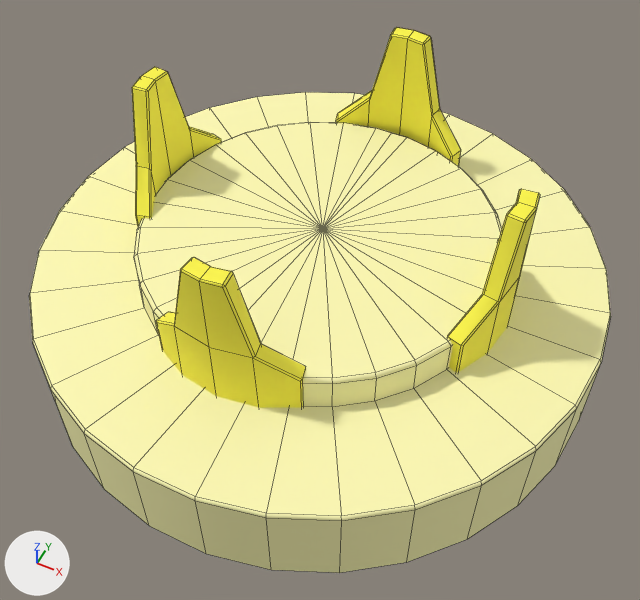
What one commit did to the FBX model InsertAssetsHere/PowerupSocket/M_PowerupSocket.fbx.
The view is the same before and after, from a 50 mm lens placed at (0.333, -0.672, 0.875), pointed at (0.023, -0.053, 0.101). Arrows for +X, +Y and +Z are at lower left; the lights stay in place. Mesh edges are drawn as thin lines. Where no turn or scale is listed for an object, it has been applied to the vertices.
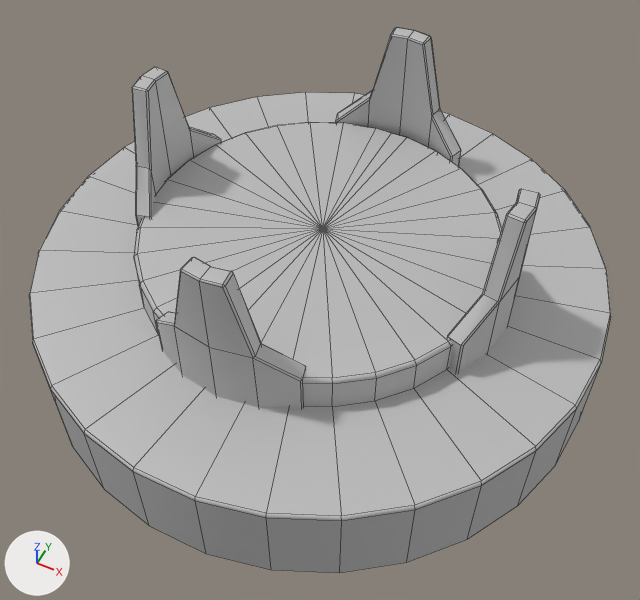
Boxes [x1, y1, x2, y2] around the edits, measured in the pictures (640 x 600 px):
part 1 of me_mesh, recoloured (yellow to grey): [132, 27, 540, 408] in both
part 2 of me_mesh, recoloured (beige to grey): [29, 92, 611, 573] in both

What the commit changed:
Material 'lambert1' (mat_lambert1) is new.
Its base color is (0.5, 0.5, 0.5) (grey #bcbcbc).
me_mesh has 375 vertices, 346 faces and spans x -0.341..0.341, y -0.346..0.332, z 0.0..0.295.
me_mesh is used by ob_pcylinder70; location (0.0, 0.0, 0.0).
me_mesh part 1: all 160 faces that had it switch from mat_blinn2 (yellow #fff745) to mat_lambert1 (grey #bcbcbc).
me_mesh part 2: all 186 faces that had it switch from mat_blinn1 (beige #fffbb5) to mat_lambert1 (grey #bcbcbc).
